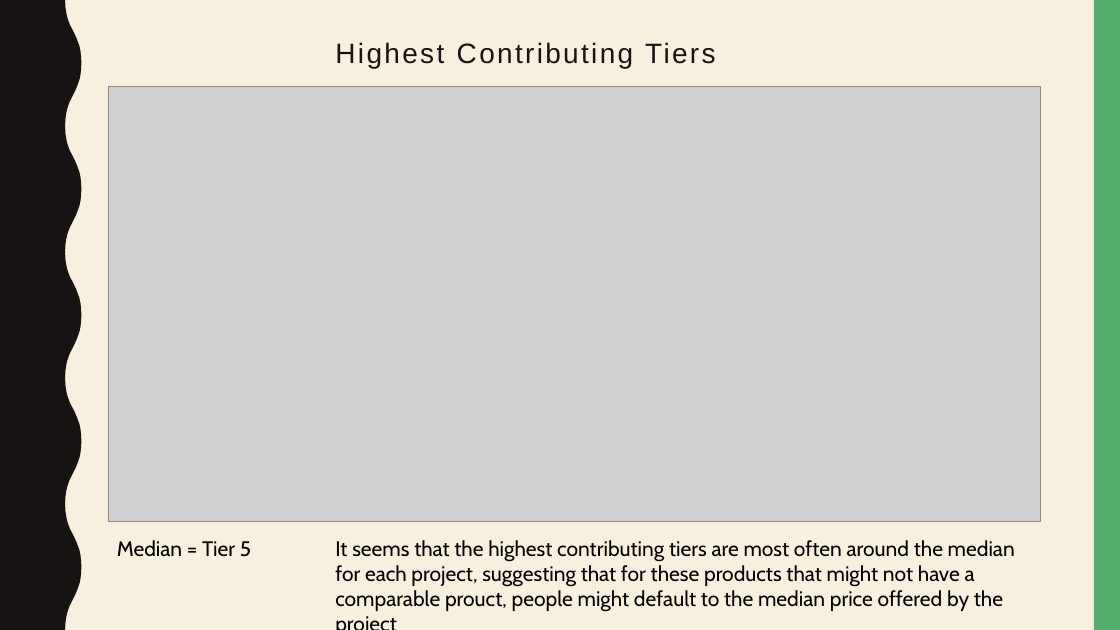
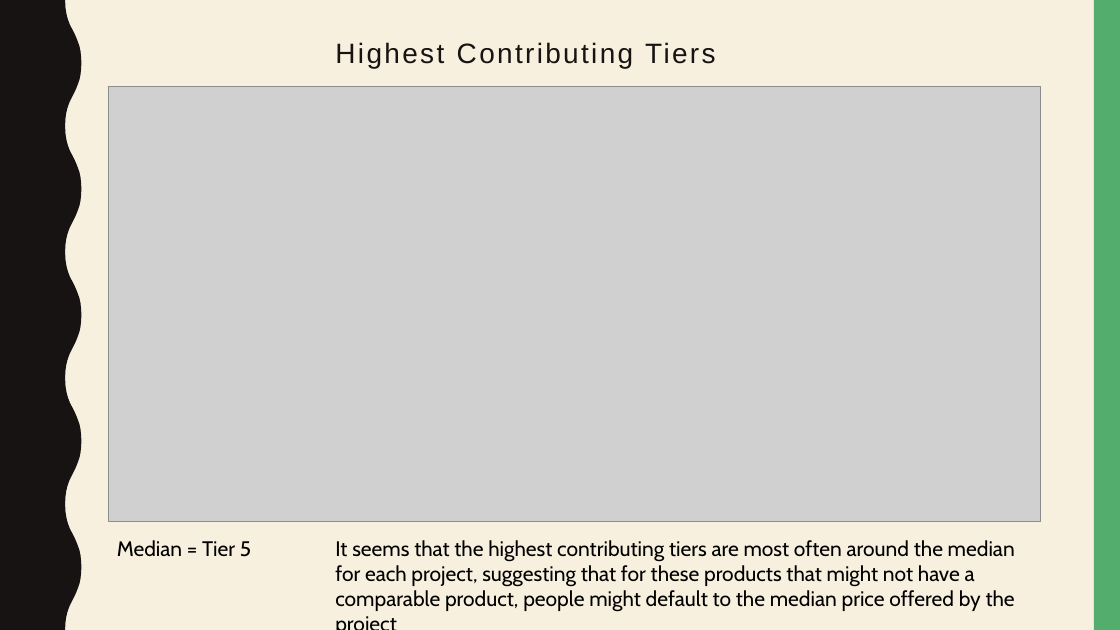
Before and after one commit to psgeorgi/FInal_Project, a slide deck: slide 8 of Kickstarter_Presentation_Slides.pptx. Drawn at 1120x630 pixels with LibreOffice and Linux fonts; fonts in the diff are those of the drawing; grey boxes stand for pictures. Boxes give left, top, right and bottom in pixels: in the first picture for what was removed or moved away, otherwise in the second. Text is boxed around its words. In the diff, an @@ line names an element or a change of style, - is before the commit and + after.

Commit message:
last second change

```diff
--- a/Kickstarter_Presentation_Slides.pptx
+++ b/Kickstarter_Presentation_Slides.pptx
@@ text at [335, 540, 1015, 612]: text changed @@
-It seems that the highest contributing tiers are most often around the median for each project, suggesting that for these products that might not have a comparable prouct, people might default to the median price offered by the project
+It seems that the highest contributing tiers are most often around the median for each project, suggesting that for these products that might not have a comparable product, people might default to the median price offered by the project
```
